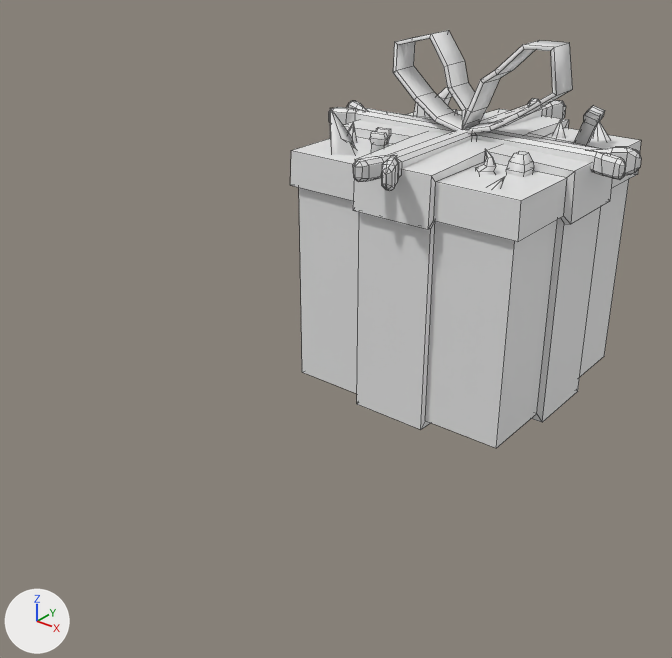
Renders of the Blender file art/models/props/gift_box/gift_box (Together).blend from each side of a commit.
Both versions are drawn from a 50 mm camera at (0.975, -1.662, 1.023) aimed at (-0.029, -0.407, 0.245). Arrows for +X, +Y and +Z are at lower left; the lights stay in place. The older version comes first. Mesh edges are drawn as thin lines.

Objects in the first picture: 'Box Style 2'.
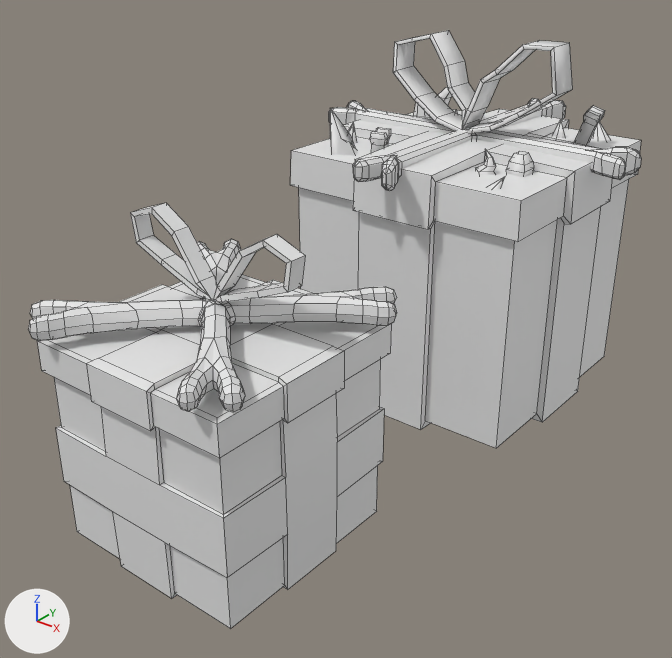
Where the newer file only moved an object's origin or applied its transform, the numbers keep the older frame.

Boxes (x1, y1, x2, y2) around the edits, measured in the pictures (672 x 658 px):
'Box style 1', shown: after (29, 203, 397, 629)

What the commit changed:
me_plane_001 is used by ob_box_style_1; location (0.0, 0.0, 0.387); scale (0.0113, 0.0113, 0.0113).
me_plane_001 had 729 vertices, 671 faces and spanned x -20.2..20.2, y -20.2..20.2, z -34.6..15.3.
me_plane_001 now has 729 vertices, 671 faces and spans x -20.2..20.2, y -85.9..-45.5, z -34.6..15.3.
me_plane_001 part 1: the whole mesh is moved by (0.0, -65.7, 0.0).
Object 'Box style 1' (ob_box_style_1) is now shown.
